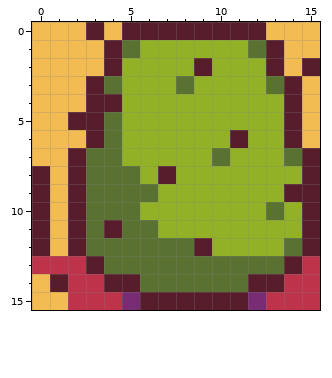
A pixel-art sprite gets an edit: images/arbusto2.png. The picture above was drawn from the file before the commit.
The file is 16x16 pixels.
The result:
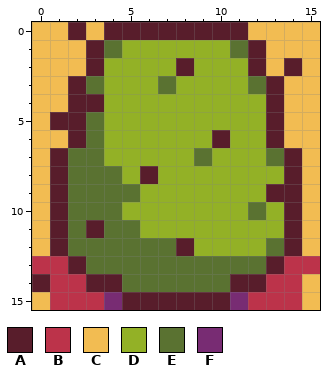
Palette (. is transparent): A #581d2b  B #bc334a  C #f2bc52  D #93b126  E #5a7231  F #782c73
Change:
The edit turns colour B into colour A in row 13 at x 2; in row 14 at x 3.
The edit turns colour C into colour A in row 0 at x 2 and 4; in row 1 at x 3; in row 2 at x 3 and 14; in rows 3 to 4 at x 2; in row 5 at x 1; in row 6 at x 2.
The edit turns colour C into colour A in rows 7 to 12 at x 1; in row 14 at x 0.
The edit turns colour D into colour A in row 2 at x 8 and 12; in rows 4 to 5 at x 13; in row 6 at x 10 and 13; in row 8 at x 6 and 14; in row 9 at x 13; in rows 10 to 11 at x 14.
The edit turns colour E into colour A in row 1 at x 12; in row 3 at x 13; in row 7 at x 14; in row 11 at x 3; in row 12 at x 8 and 14; in row 13 at x 13.
The edit turns colour E into colour A in row 14 at x 11.
The edit turns colour F into colour A in row 15 at x 5.
The edit turns colour A into colour B in row 13 at x 14; in row 14 at x 1 and 13.
The edit turns colour C into colour B in row 15 at x 1.
The edit turns colour F into colour B in row 15 at x 12.
The edit turns colour A into colour C in row 0 at x 3 and 12; in row 1 at x 13; in row 2 at x 13 and 15; in rows 3 to 6 at x 14; in row 7 at x 15; in rows 8 to 12 at x 0 and 15.
The edit turns colour B into colour C in rows 14 to 15 at x 15.
The edit turns colour A into colour D in row 2 at x 4 and 9; in row 4 at x 4; in row 6 at x 11; in row 8 at x 7; in row 12 at x 9.
The edit turns colour E into colour D in row 1 at x 5; in row 3 at x 4 and 8; in rows 5 to 6 at x 4; in row 7 at x 4 and 10; in row 8 at x 5; in row 9 at x 6.
The edit turns colour E into colour D in row 10 at x 5 and 13; in row 11 at x 6.
The edit turns colour A into colour E in row 1 at x 4; in row 3 at x 3; in rows 5 to 6 at x 3; in rows 7 to 10 at x 2; in row 11 at x 2 and 4; in row 12 at x 2.
The edit turns colour A into colour E in row 13 at x 3; in row 14 at x 5.
The edit turns colour D into colour E in row 1 at x 11; in row 3 at x 7 and 12; in row 7 at x 9 and 13; in row 10 at x 12; in row 12 at x 13.
The edit turns colour A into colour F in row 15 at x 11.
The edit turns colour B into colour F in row 15 at x 4.
